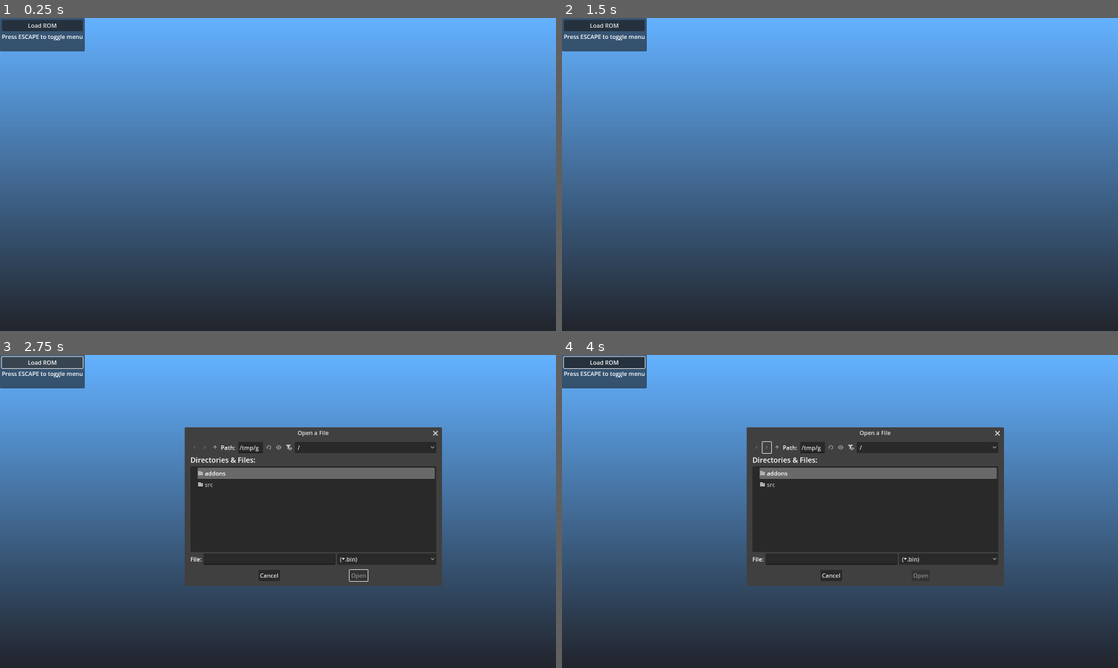
Above: before the commit, frames 1-4 (two rows, left to right).
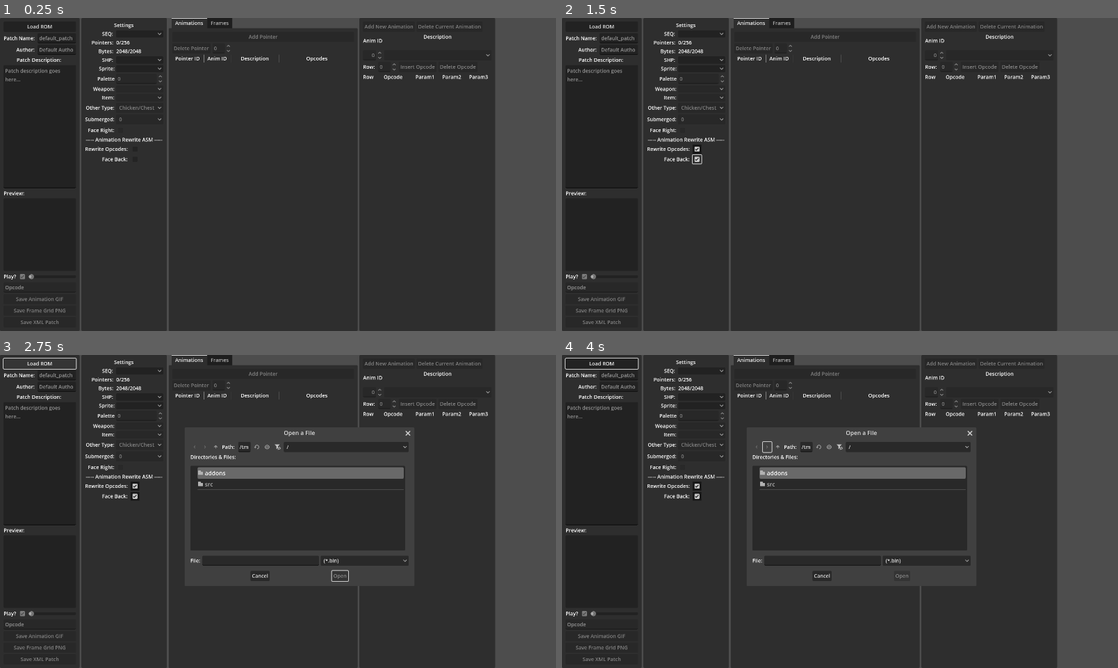
Above: after the commit, the same moments.

Repository: mrgudenheim/TacticsEngineG
Game: Godot game, scene res://src/fftae/fftae.tscn
Same seed, same stepped clock (60 frames per second), same inputs: the game is played once before the commit and once after it. Before the commit the project starts from res://src/Map/map_viewer.tscn.
Inputs (mouse positions are in pixels of both pictures, inside the frame that each line leads up to; where the layout moved, square brackets give the same spot in the first picture):
- Up to frame 1 (0.25 s): no input
- Up to frame 2 (1.5 s): click (695, 149) at 0.52 s; click (695, 158) at 1.27 s
- Up to frame 3 (2.75 s): click "Load ROM" at 2 s
- Up to frame 4 (4 s): click (767, 445) [767, 448] at 2.75 s; click (767, 445) [767, 448] at 3.5 s

The runs differ from the first frame. In frame 1, 89% of the frame differs, in the area x 0-100%, y 0-100%; in frame 2, 89%; in frame 3, 67%; in frame 4, 67%.
Error after the commit: Invalid access to property or key of type 'String' on a base object of type 'Dictionary[String, FileRecord]'. (res://src/fftae/fftae.gd:45)

Commit message:
fftae main scene

Diff:
--- a/project.godot
+++ b/project.godot
@@ -11,7 +11,7 @@
 [application]
 
 config/name="FFT-like-engine"
-run/main_scene="res://src/Map/map_viewer.tscn"
+run/main_scene="uid://dgp4s8ucc0j6n"
 config/features=PackedStringArray("4.4", "GL Compatibility")
 
 [autoload]
